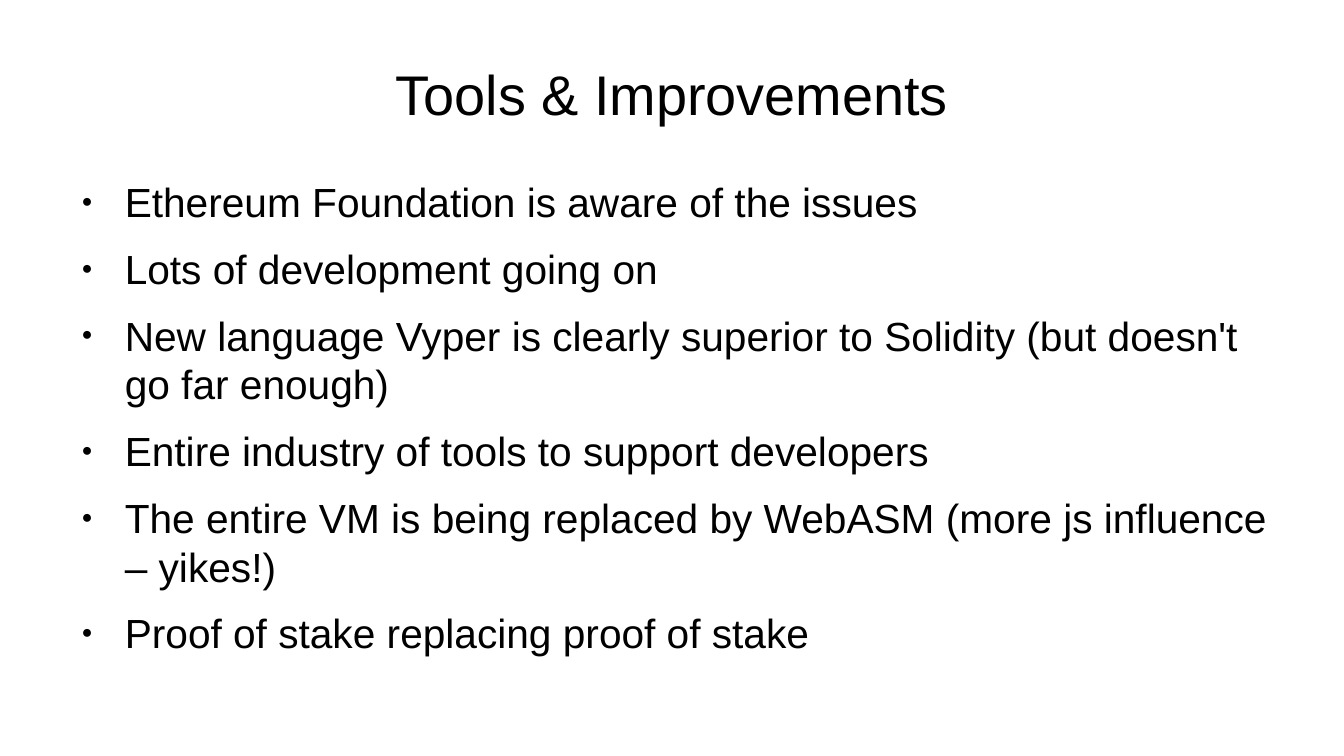
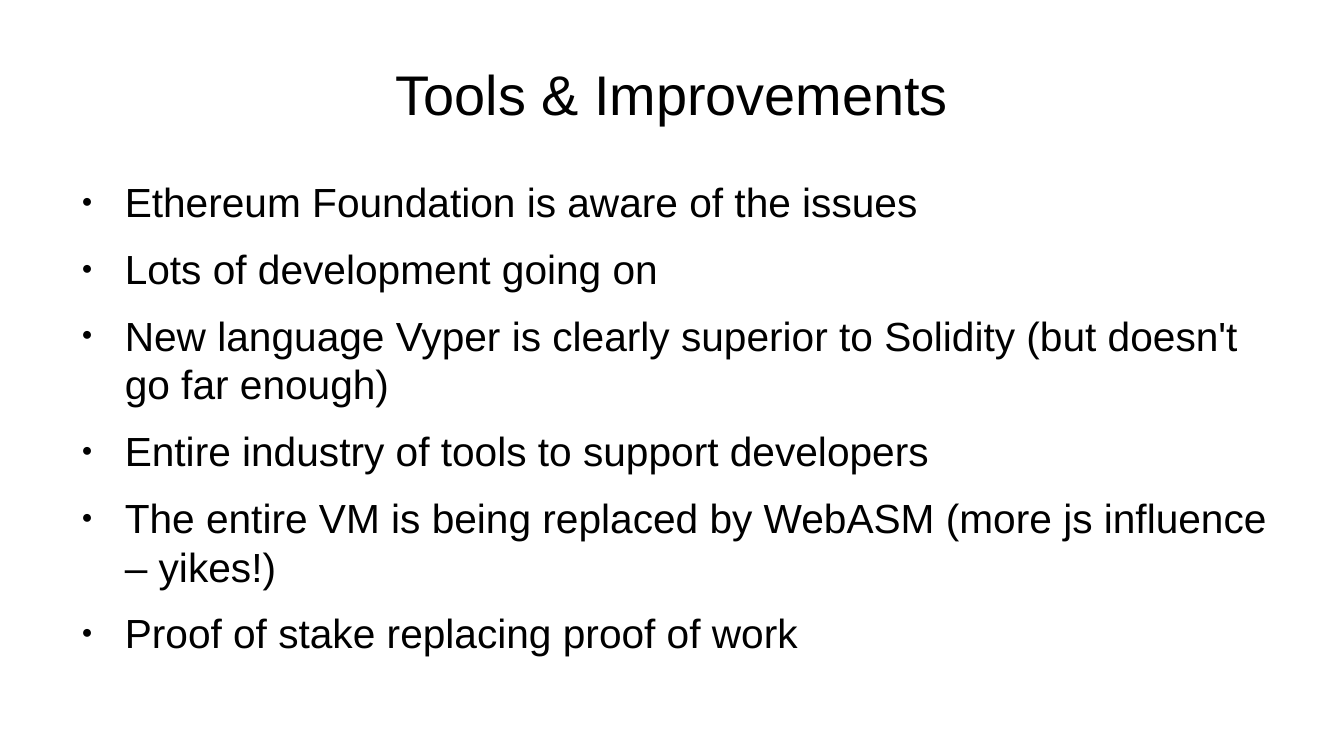
Before and after one commit to ActorForth/ActorForth, a slide deck: slide 10 of docs/WhyActorForth.odp (slide 9 before the commit). Drawn at 1344x756 pixels with LibreOffice and Linux fonts; fonts in the diff are those of the drawing. Boxes give left, top, right and bottom in pixels: in the first picture for what was removed or moved away, otherwise in the second. Text is boxed around its words. In the diff, an @@ line names an element or a change of style, - is before the commit and + after.

```diff
--- a/docs/WhyActorForth.odp
+++ b/docs/WhyActorForth.odp
@@ text at [125,618,798,656]: text changed @@
-● Proof of stake replacing proof of stake
+● Proof of stake replacing proof of work
```
Also in this commit, not shown: 7 other slides changed, 1 slide added.
